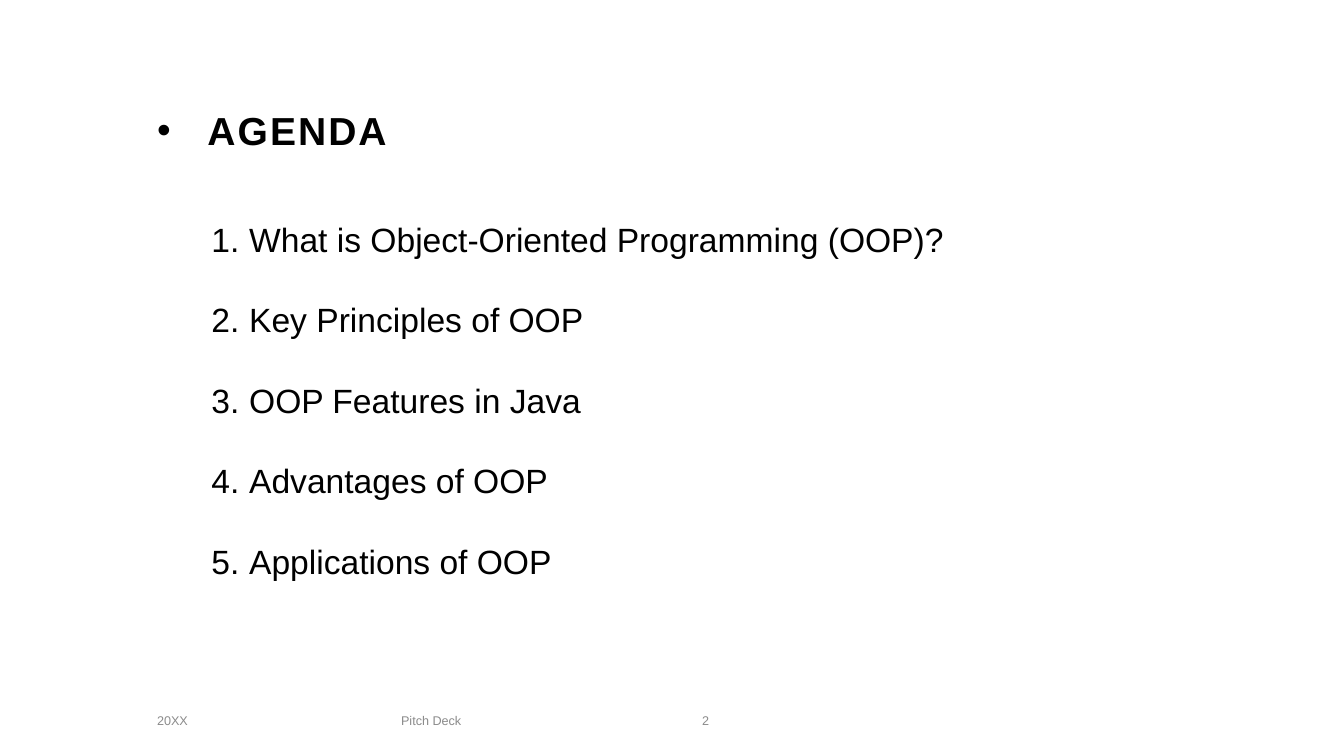
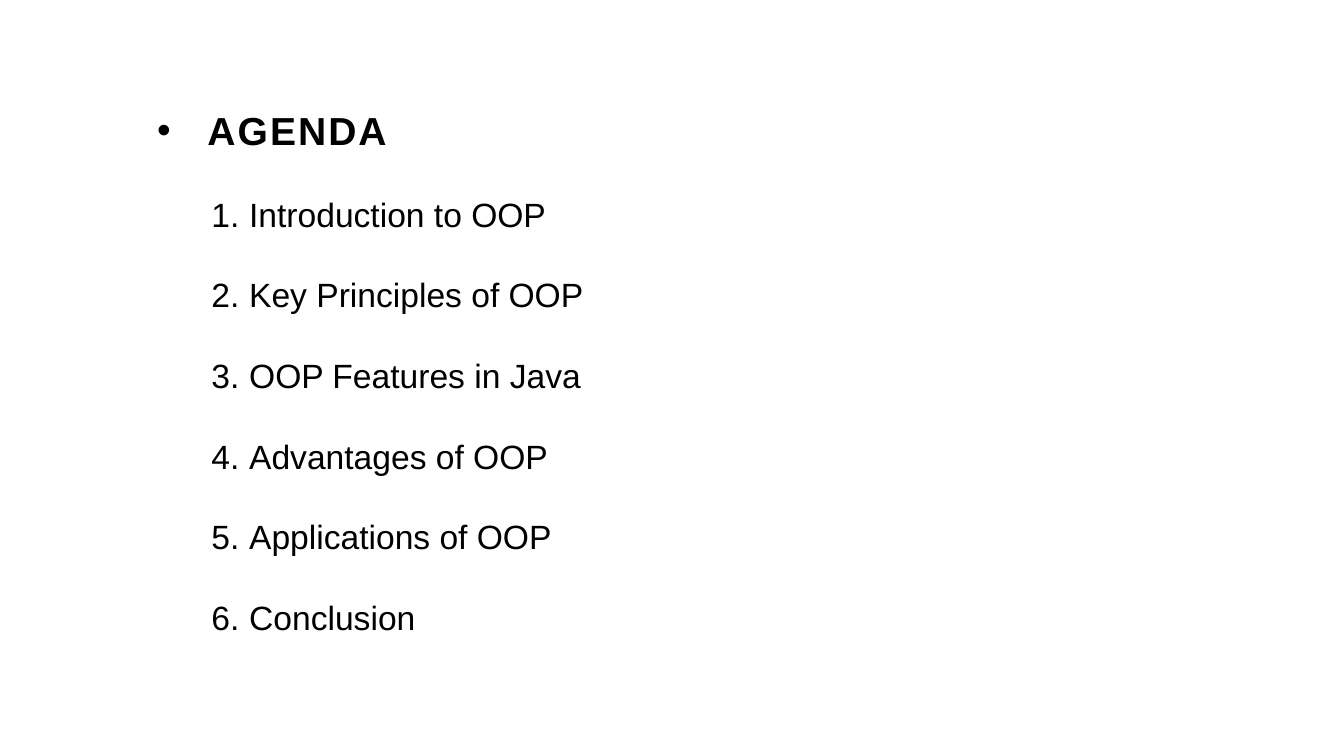
Before and after one commit to PratikshaRDatir/Presentation, a slide deck: slide 2 of Object-Oriented Programming in Java.pptx. Drawn at 1344x756 pixels with LibreOffice and Linux fonts; fonts in the diff are those of the drawing; background and template pictures are left out. Boxes give left, top, right and bottom in pixels: in the first picture for what was removed or moved away, otherwise in the second. Text is boxed around its words. In the diff, an @@ line names an element or a change of style, - is before the commit and + after.

```diff
--- a/Object-Oriented Programming in Java.pptx
+++ b/Object-Oriented Programming in Java.pptx
@@ text "Introduction to OOP": place and size @@
-text "Introduction to OOP" at box(249, 227, 944, 581)
+text "Introduction to OOP" at box(249, 202, 584, 631)
@@ text at box(249, 202, 546, 228): text changed @@
-1. What is Object-Oriented Programming (OOP)?
+1. Introduction to OOP
@@ text at box(249, 605, 415, 631): paragraph added @@
+6. Conclusion
@@ text removed at box(157, 716, 188, 725) @@
-20XX
@@ text removed at box(401, 716, 462, 725) @@
-Pitch Deck
@@ page number removed at box(702, 716, 709, 725) @@
-2
```
Also in this commit, not shown: 9 other slides changed, 3 slides added, 1 slide removed.
